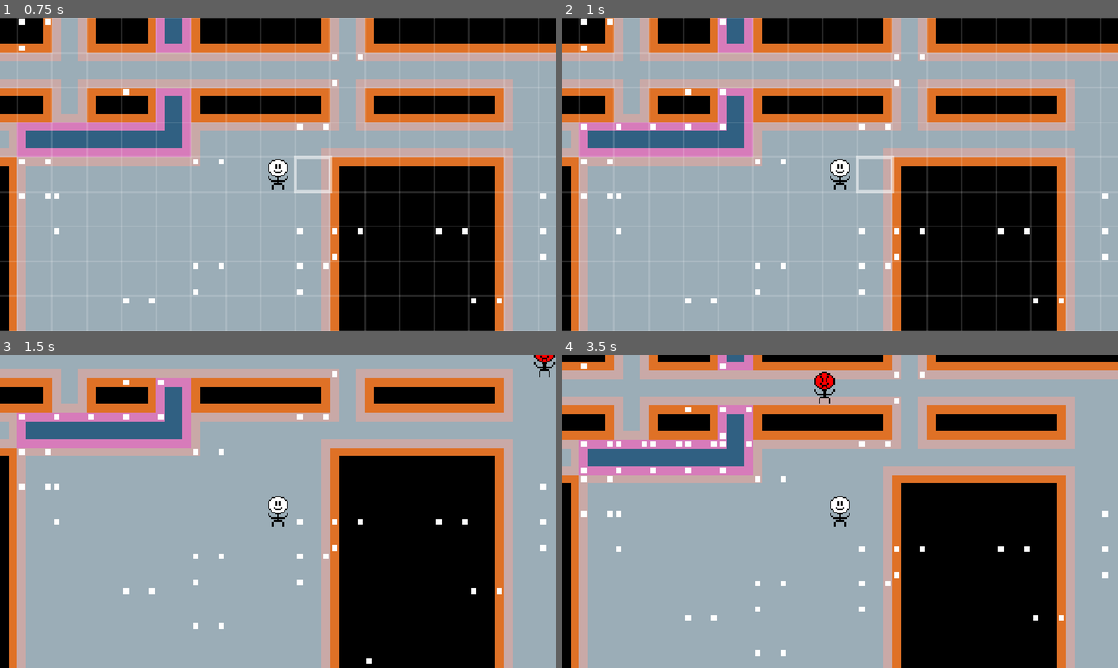
Above: before the commit, frames 1-4 (two rows, left to right).
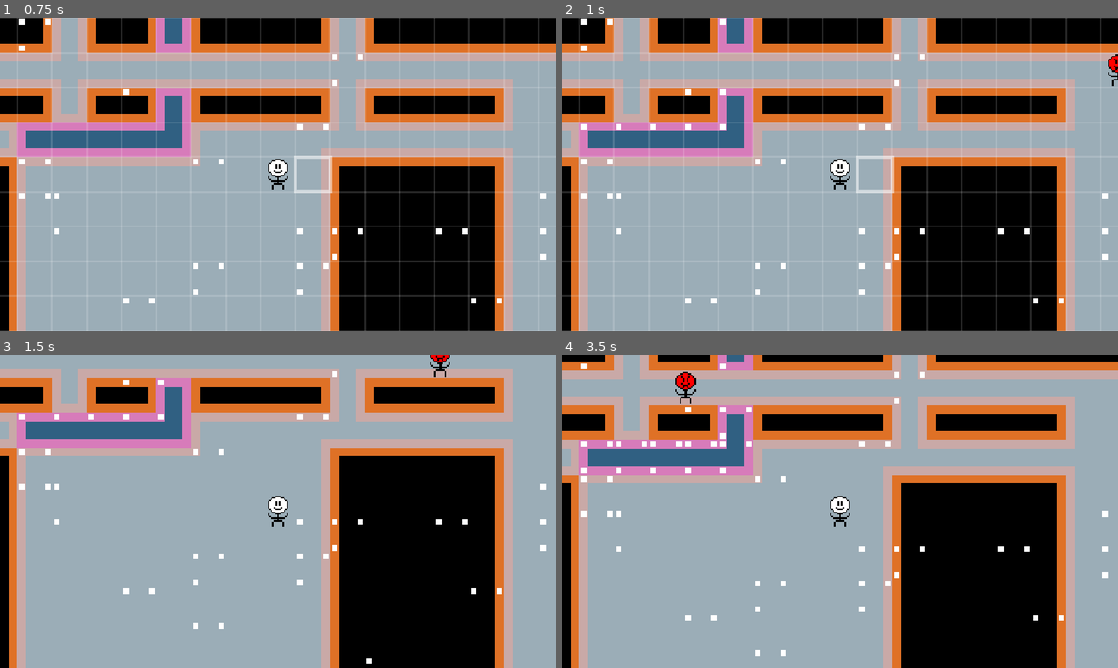
Above: after the commit, the same moments.

Repository: jessica-seabolt/novice
Game: Godot game, scene res://dungeon/dungeon.tscn
Same seed, same stepped clock (60 frames per second), same inputs: the game is played once before the commit and once after it.
Inputs:
- Up to frame 1 (0.75 s): tap Enter at 0.5 s; hold D (move_right) from 0.53 s (still down); hold Ctrl (aim) from 0.53 s (still down)
- Up to frame 2 (1 s): keep holding D (move_right); keep holding Ctrl (aim); tap Space (basic_spell, bound only after the commit) at 0.8 s
- Up to frame 3 (1.5 s): tap Space (basic_spell, bound only after the commit) at 1.25, 1.35 s; release D (move_right) at 1.28 s; release Ctrl (aim) at 1.28 s; hold S (move_down) from 1.28 s (still down)
- Up to frame 4 (3.5 s): tap Ctrl (aim) at 1.55, 3.05 s; release S (move_down) at 2.03 s; hold D (move_right) 2.03-2.78 s; hold Ctrl (aim) 2.03-2.78 s; tap Space (basic_spell, bound only after the commit) at 2.3 s; tap Enter at 2.75 s; hold W (move_up) from 2.78 s (still down); tap Shift (sprint) at 2.85 s

Frame 1 is identical in both runs. In frame 2, 0.1% of the frame differs, in the area x 98-100%, y 11-22%; in frame 3, 0.2%; in frame 4, 0.4%, in the area x 20-50%, y 5-16%.

Commit message:
Add the Basic Spell
- Spacebar or the right bumper casts the Basic Spell at the faced tile
- Casting takes a turn even with nothing to hit and stops a run
- A diagonal cast can't cut across a wall corner
- README: tick stats and damage, and the Basic Spell

Diff:
--- a/entity/move_rules.gd
+++ b/entity/move_rules.gd
@@ -8,11 +8,14 @@
     if not grid.is_ground(to) or state.occupancy.is_occupied(to):
         return false
 
-    # A diagonal step can't cut across the corner of a wall
-    if direction.x != 0 and direction.y != 0:
-        var beside_x: Vector2i = from + Vector2i(direction.x, 0)
-        var beside_y: Vector2i = from + Vector2i(0, direction.y)
-        if grid.is_wall(beside_x) or grid.is_wall(beside_y):
-            return false
+    return not cuts_corner(grid, from, direction)
 
-    return true
+
+## Whether a diagonal from "from" crosses the corner of a wall
+static func cuts_corner(grid: FloorGrid, from: Vector2i, direction: Vector2i) -> bool:
+    if direction.x == 0 or direction.y == 0:
+        return false
+    return (
+        grid.is_wall(from + Vector2i(direction.x, 0))
+        or grid.is_wall(from + Vector2i(0, direction.y))
+    )
--- a/entity/player/player_control.gd
+++ b/entity/player/player_control.gd
@@ -17,6 +17,7 @@
 var _stepped_into_contact: bool = false
 # Set when the stick returns to centre during a run
 var _stick_centred: bool = false
+var _spell_requested: bool = false
 
 @onready var _entity: Entity = get_parent() as Entity
 
@@ -28,6 +29,10 @@
 
 
 func _unhandled_input(event: InputEvent) -> void:
+    if event.is_action_pressed(&"basic_spell"):
+        _spell_requested = true
+        get_viewport().set_input_as_handled()
+        return
     # A fresh direction press cancels a run
     if _run_direction == Vector2i.ZERO:
         return
@@ -44,6 +49,9 @@
     await _entity.finish_slide()
 
     var state: FloorState = _entity.floor_state
+    if _spell_requested:
+        _cast_basic_spell()
+        return
     if _run_direction != Vector2i.ZERO:
         var keep_running: bool = (
             not _stepped_into_contact
@@ -56,6 +64,9 @@
 
     while true:
         var direction: Vector2i = await _wait_for_direction()
+        if _spell_requested:
+            _cast_basic_spell()
+            return
         # Turning in place is free
         if Input.is_action_pressed(&"aim"):
             _entity.face(direction)
@@ -82,6 +93,8 @@
             if sprint_held and not Input.is_action_pressed(&"sprint"):
                 break
             sprint_held = Input.is_action_pressed(&"sprint")
+            if _spell_requested:
+                return Vector2i.ZERO
             await get_tree().process_frame
         _needs_fresh_press = false
 
@@ -90,6 +103,8 @@
         return direction # Held from the last step
 
     while direction == Vector2i.ZERO:
+        if _spell_requested:
+            return Vector2i.ZERO
         await get_tree().process_frame
         direction = _held_direction()
 
@@ -109,6 +124,14 @@
     _stepped_into_contact = RunRules.steps_into_contact(state, _entity.grid_position, direction)
     state.step_duration = duration
     _entity.step(direction, duration)
+
+
+func _cast_basic_spell() -> void:
+    _spell_requested = false
+    if _run_direction != Vector2i.ZERO:
+        _stop_run()
+    _entity.floor_state.step_duration = STEP_DURATION
+    BasicSpell.cast(_entity)
 
 
 func _stop_run() -> void:
--- /dev/null
+++ b/entity/spells/basic_spell.gd
@@ -0,0 +1,23 @@
+class_name BasicSpell extends RefCounted
+## Free spell that hits the entity the caster is facing
+
+const POWER: int = 1
+
+
+static func cast(caster: Entity) -> void:
+    var state: FloorState = caster.floor_state
+    if MoveRules.cuts_corner(state.grid, caster.grid_position, caster.facing):
+        return
+
+    var target: Entity = state.occupancy.get_entity(caster.grid_position + caster.facing)
+    if target == null:
+        return
+    var caster_stats: Stats = Stats.of(caster)
+    var target_stats: Stats = Stats.of(target)
+    if caster_stats == null or target_stats == null:
+        return
+
+    var damage: int = Dice.roll_damage(
+        POWER, caster_stats.stat_block.attack, target_stats.stat_block.defense, state.rng
+    )
+    target_stats.take_damage(damage)
--- a/project.godot
+++ b/project.godot
@@ -31,6 +31,12 @@
 "deadzone": 0.2,
 "events": [Object(InputEventKey,"resource_local_to_scene":false,"resource_name":"","device":-1,"window_id":0,"alt_press …(195 unchanged characters)…
 , Object(InputEventJoypadButton,"resource_local_to_scene":false,"resource_name":"","device":-1,"button_index":9,"pressure":0.0,"pressed":true,"script":null)
+]
+}
+basic_spell={
+"deadzone": 0.2,
+"events": [Object(InputEventKey,"resource_local_to_scene":false,"resource_name":"","device":-1,"window_id":0,"alt_pressed":false,"shift_pressed":false,"ctrl_pressed":false,"meta_pressed":false,"pressed":false,"keycode":0,"physical_keycode":32,"key_label":0,"unicode":32,"location":0,"echo":false,"script":null)
+, Object(InputEventJoypadButton,"resource_local_to_scene":false,"resource_name":"","device":-1,"button_index":10,"pressure":0.0,"pressed":true,"script":null)
 ]
 }
 move_up={
Not shown, added: entity/spells/basic_spell.gd.uid
Not shown, changed: docs/README.md
